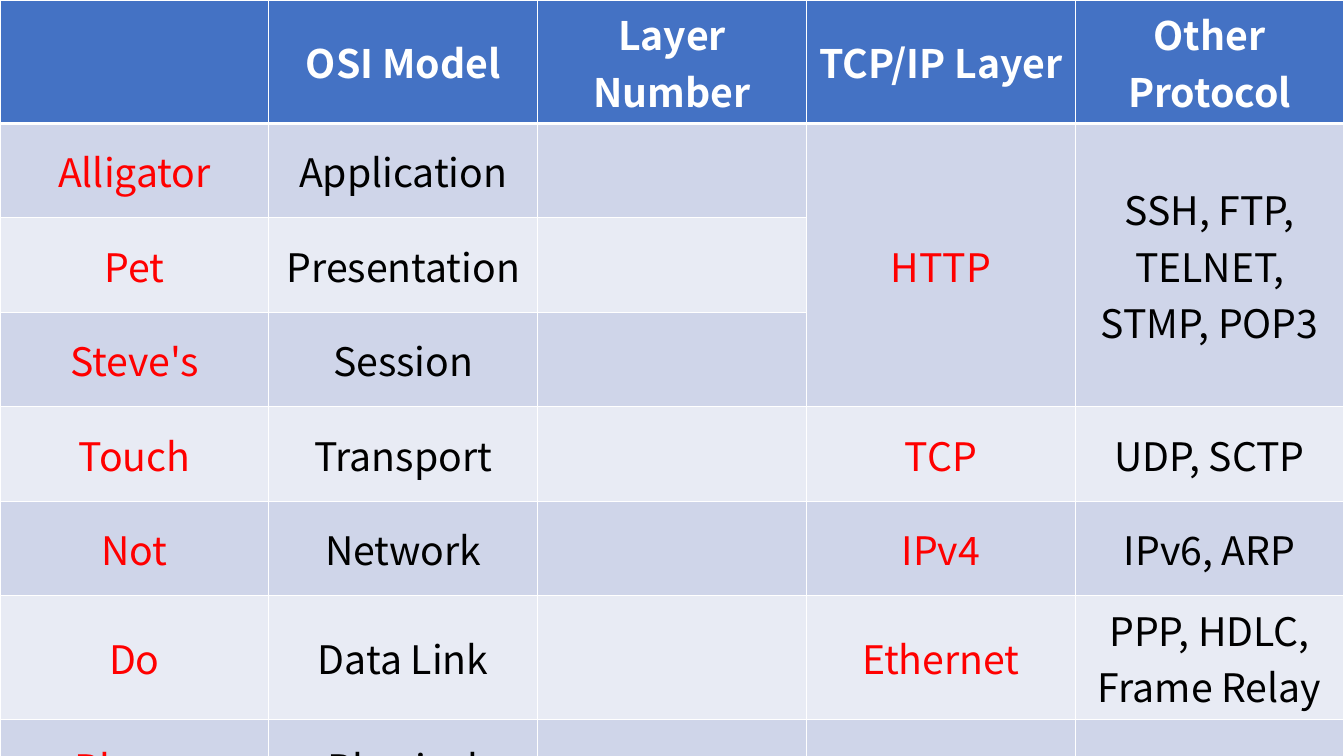
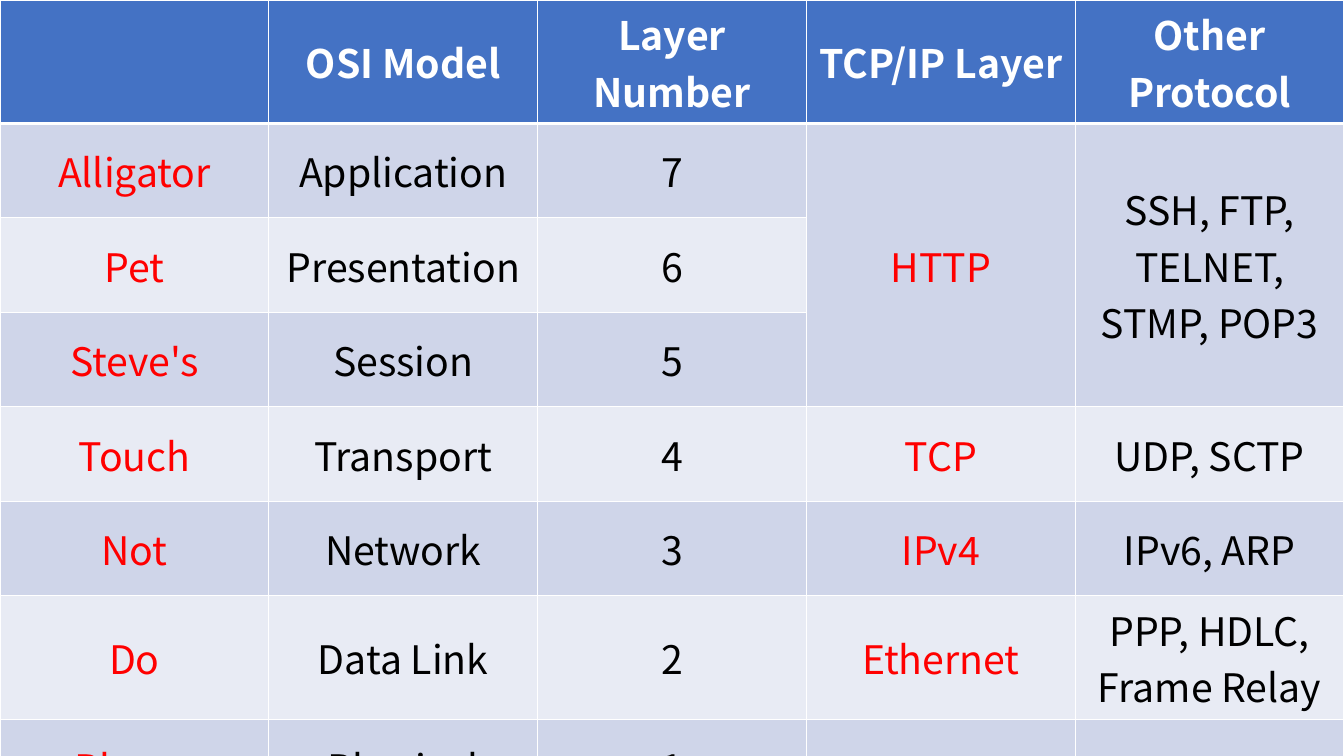
Before and after one commit to BBAKjy/osi-and-tcp, a slide deck: slide 1 of osi-and-tcp.pptx. Drawn at 1344x756 pixels with LibreOffice and Linux fonts; fonts in the diff are those of the drawing. Boxes give left, top, right and bottom in pixels: in the first picture for what was removed or moved away, otherwise in the second. Text is boxed around its words. In the diff, an @@ line names an element or a change of style, - is before the commit and + after.

```diff
--- a/osi-and-tcp.pptx
+++ b/osi-and-tcp.pptx
@@ table at bbox=[0, 0, 1344, 756] @@
-row 2, column 3: 
+row 2, column 3: 7
-row 3, column 3: 
+row 3, column 3: 6
-row 4, column 3: 
+row 4, column 3: 5
-row 5, column 3: 
+row 5, column 3: 4
-row 6, column 3: 
+row 6, column 3: 3
-row 7, column 3: 
+row 7, column 3: 2
-row 8, column 3: 
+row 8, column 3: 1
```
Also in this commit, not shown: 1 other file.
